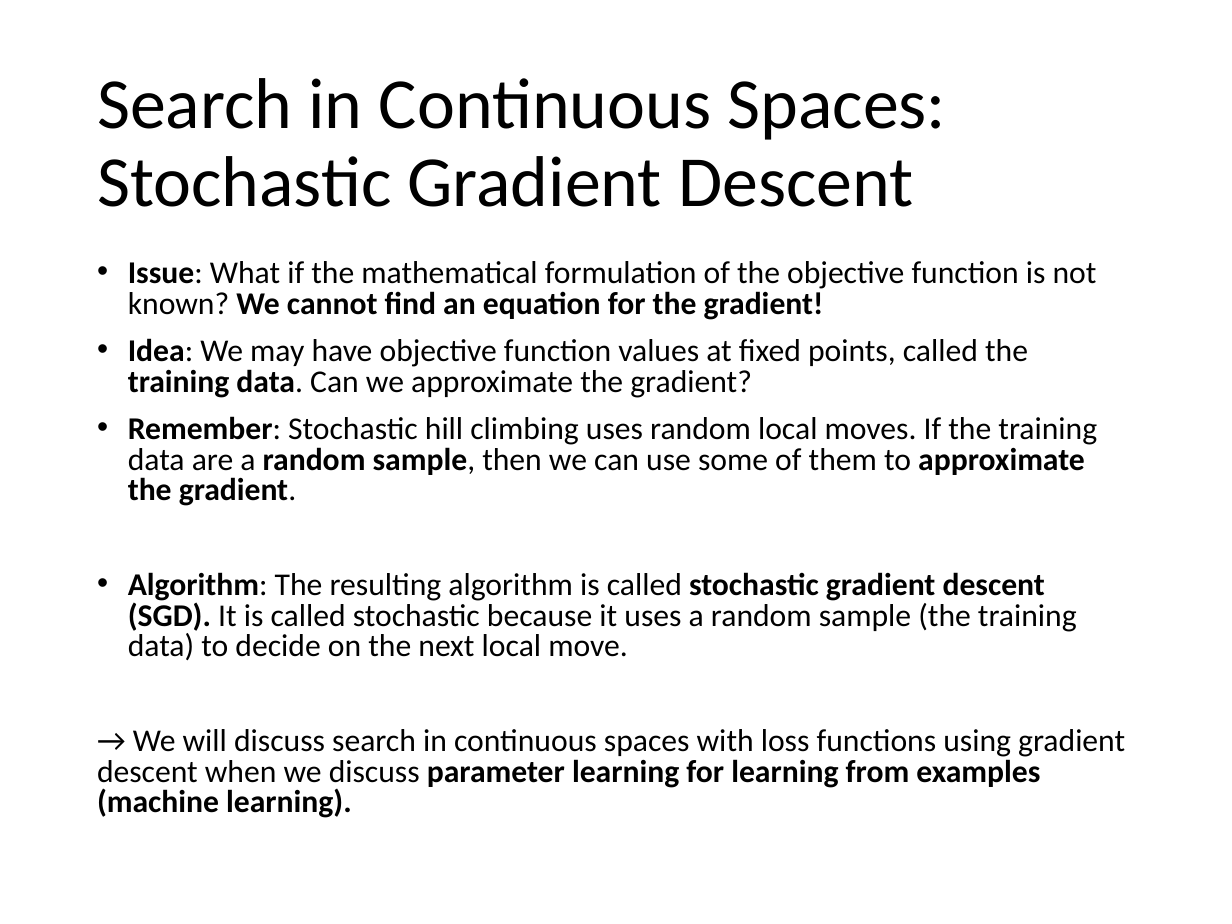
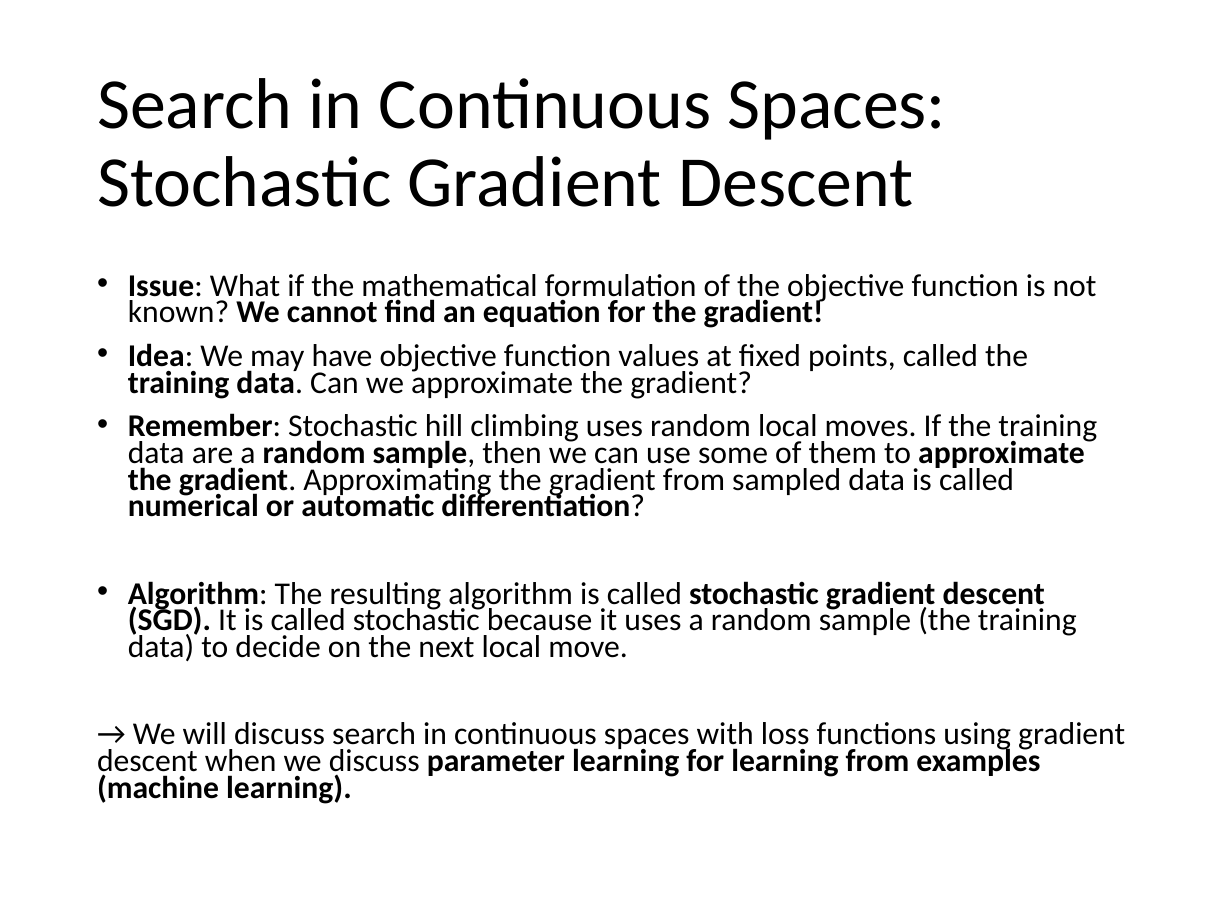
Before and after one commit to kunleola/CS7320, a slide deck: slide 34 of slides/04_local_search.pptx. Drawn at 1232x924 pixels with LibreOffice and Linux fonts; fonts in the diff are those of the drawing. Boxes give left, top, right and bottom in pixels: in the first picture for what was removed or moved away, otherwise in the second. Text is boxed around its words. In the diff, an @@ line names an element or a change of style, - is before the commit and + after.

Commit message:
Added automatic differenciation.

```diff
--- a/slides/04_local_search.pptx
+++ b/slides/04_local_search.pptx
@@ text at (x1=97, y1=274, x2=1125, y2=804): line spacing 0.8 to 0.7 @@
@@ text at (x1=128, y1=413, x2=1097, y2=517): text changed @@
-• Remember: Stochastic hill climbing uses random local moves. If the training data are a random sample, then we can use some of them to approximate the gradient.
+• Remember: Stochastic hill climbing uses random local moves. If the training data are a random sample, then we can use some of them to approximate the gradient. Approximating the gradient from sampled data is called numerical or automatic differentiation?
```
Also in this commit, not shown: 1 other file.
